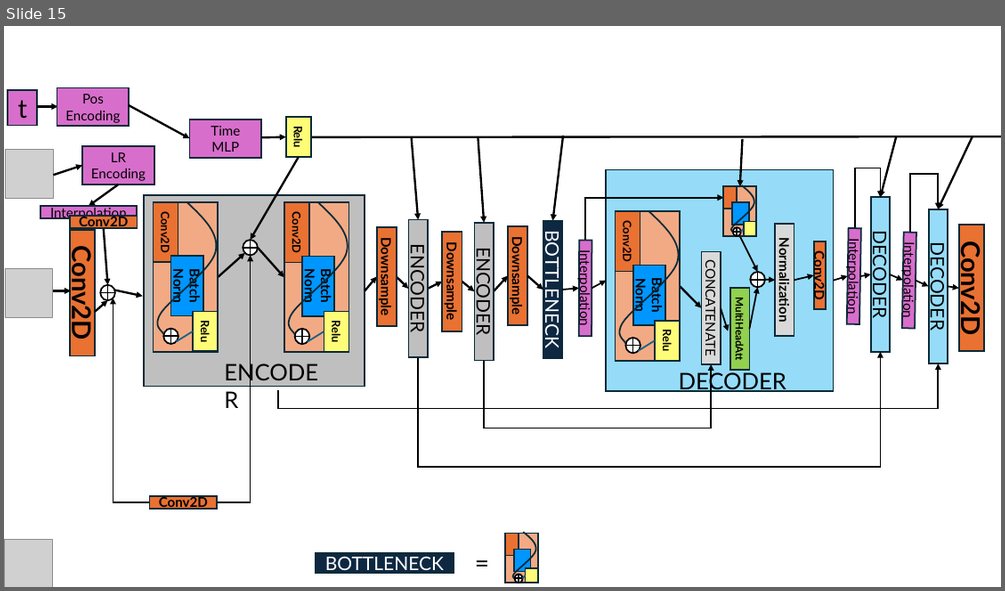
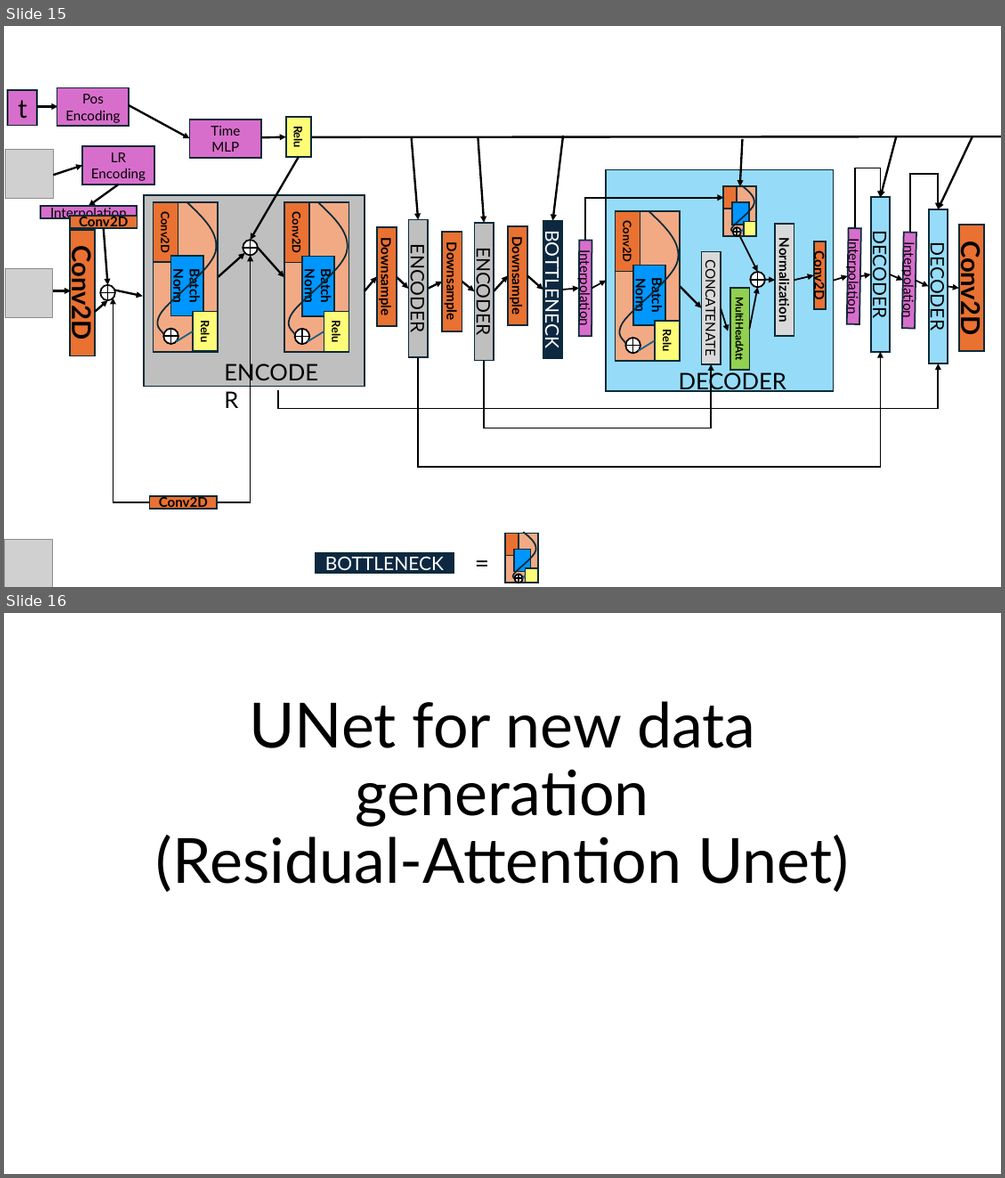
Before and after one commit to AdrianoEttari/pansharpening, a slide deck: models_representation.pptx. Shown one above the other, each under a label of ours: slide 15 before the commit, slides 15 and 16 after it. The pictures are 1005x591 and 1005x1178 pixels, drawn with LibreOffice and Linux fonts; fonts in the diff are those of the drawing; grey boxes stand for pictures. Boxes give left, top, right and bottom in pixels: in the first picture for what was removed or moved away, otherwise in the second. Text is boxed around its words. In the diff, an @@ line names an element or a change of style, - is before the commit and + after.

Commit message:
generation

```diff
--- a/models_representation.pptx
+++ b/models_representation.pptx
@@ slide 16 added at [4, 613, 1001, 1174], background #FFFFFF @@
@@ title added at [156, 701, 849, 892], 60 pt, text #000000 @@
+UNet for new data generation
+(Residual-Attention Unet)
```
Also in this commit, not shown: 1 other slide added, 4 other files.
